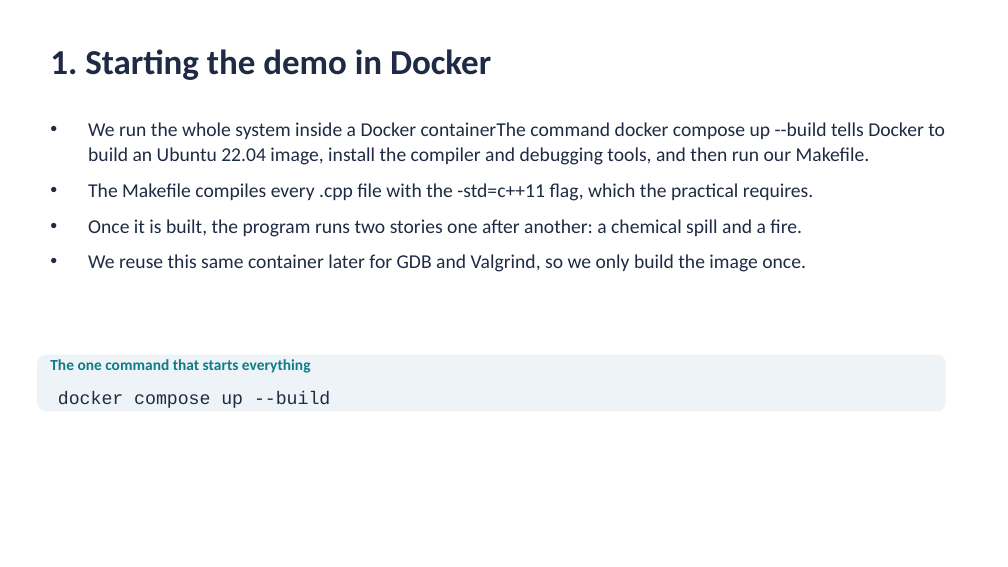
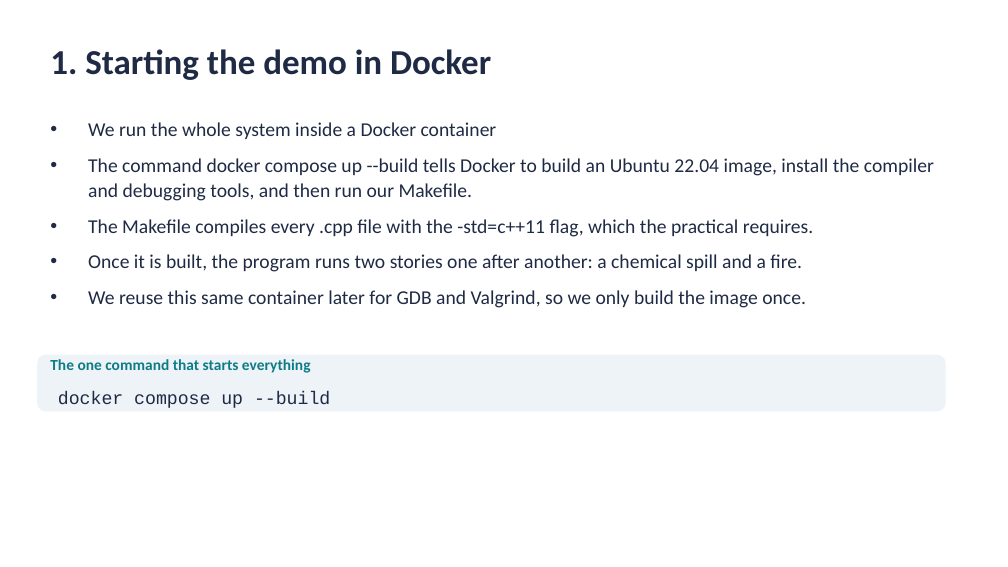
Before and after one commit to enockNyamweya/campusguard, a slide deck: slide 1 of docs/CampusGuard_Demo_final.pptx. Drawn at 1008x567 pixels with LibreOffice and Linux fonts; fonts in the diff are those of the drawing. Boxes give left, top, right and bottom in pixels: in the first picture for what was removed or moved away, otherwise in the second. Text is boxed around its words. In the diff, an @@ line names an element or a change of style, - is before the commit and + after.

Commit message:
Fixed a spacing error

```diff
--- a/docs/CampusGuard_Demo_final.pptx
+++ b/docs/CampusGuard_Demo_final.pptx
@@ text at (88, 122, 934, 201): text changed @@
-• We run the whole system inside a Docker containerThe command docker compose up --build tells Docker to build an Ubuntu 22.04 image, install the compiler and debugging tools, and then run our Makefile.
+• We run the whole system inside a Docker container
+• The command docker compose up --build tells Docker to build an Ubuntu 22.04 image, install the compiler and debugging tools, and then run our Makefile.
```
